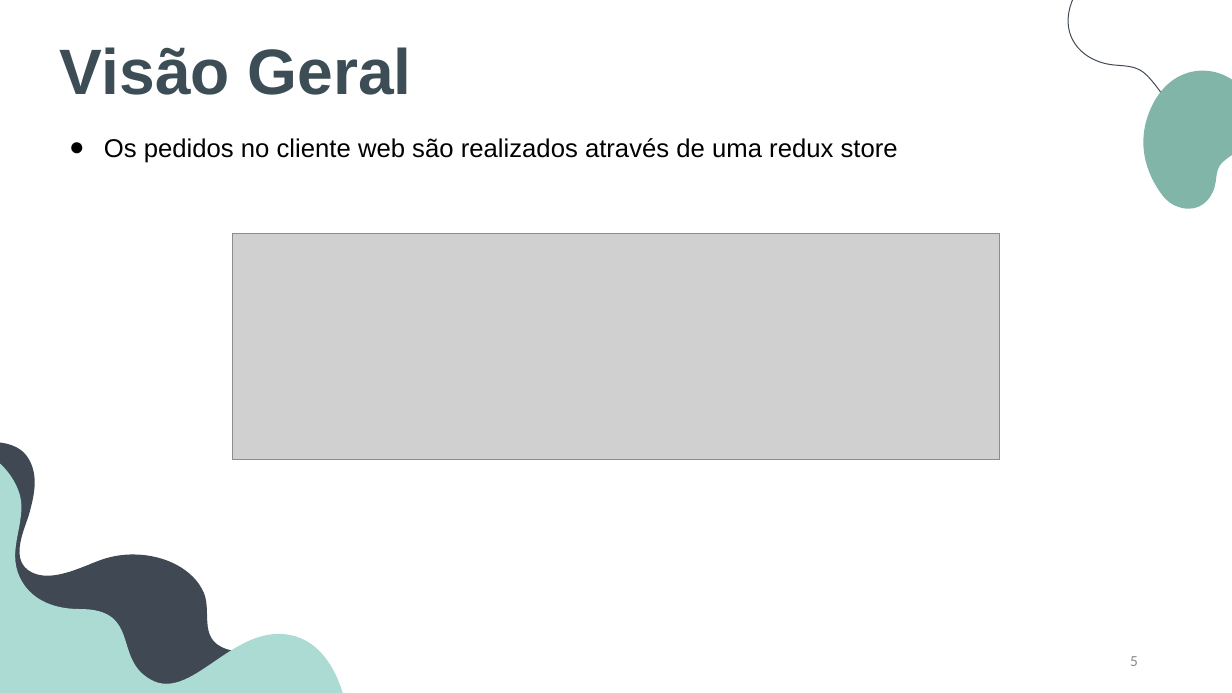
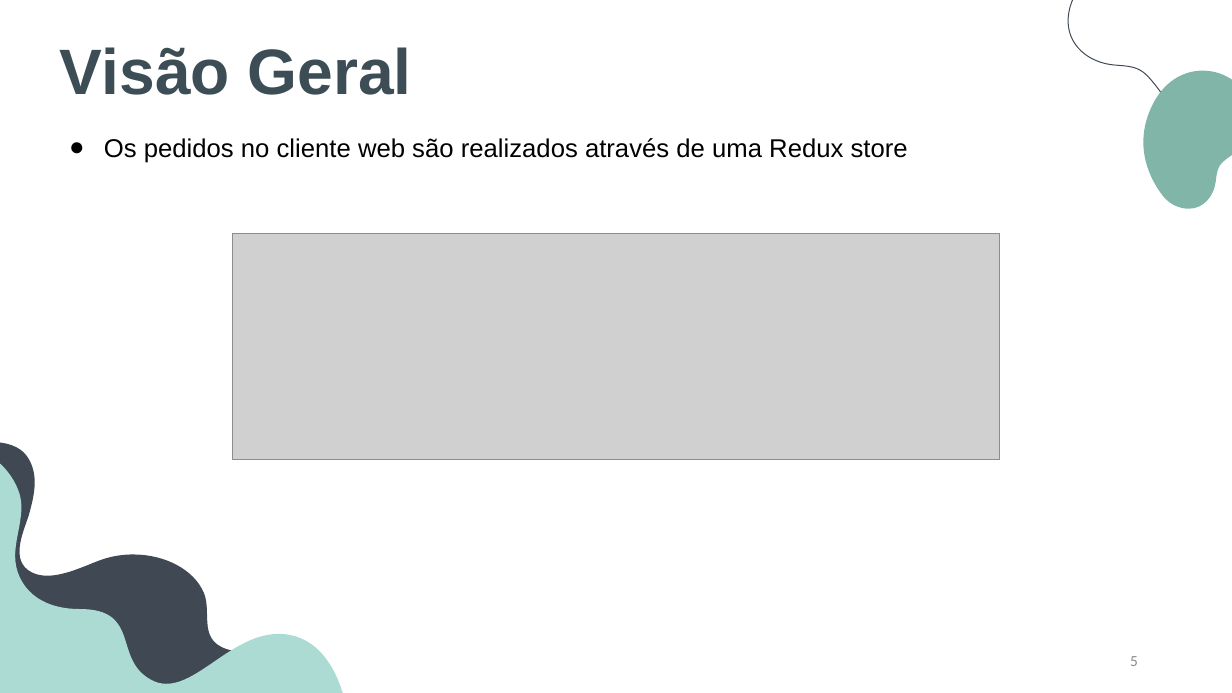
Before and after one commit to BernardoFMF/surf-management-app, a slide deck: slide 5 of docs/demonstration/demonstration.pptx. Drawn at 1232x693 pixels with LibreOffice and Linux fonts; fonts in the diff are those of the drawing; grey boxes stand for pictures. Boxes give left, top, right and bottom in pixels: in the first picture for what was removed or moved away, otherwise in the second. Text is boxed around its words. In the diff, an @@ line names an element or a change of style, - is before the commit and + after.

```diff
--- a/docs/demonstration/demonstration.pptx
+++ b/docs/demonstration/demonstration.pptx
@@ subtitle at (104,138,908,163): text changed @@
-● Os pedidos no cliente web são realizados através de uma redux store
+● Os pedidos no cliente web são realizados através de uma Redux store
```
Also in this commit, not shown: 5 other slides changed, 1 slide added, 1 other file.
